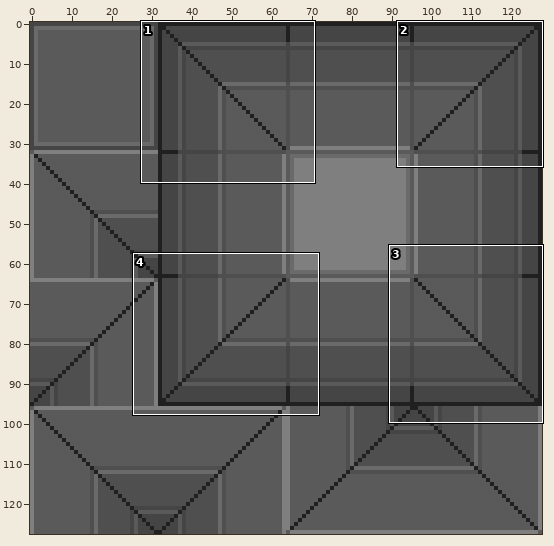
One commit to this sprite sheet: restricted/sprites/tiles.png. Above: a wide view before the commit, with the close-up outlined.
Close-up. Before the commit:
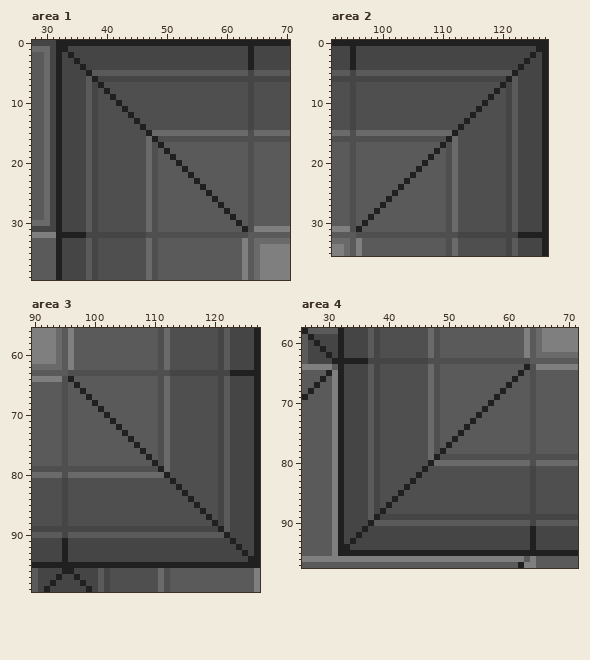
The file is 128x128 pixels. Colours within 5 levels of each other are drawn and written as one. Shown: area 1: x 28..70, y 0..39; area 2: x 92..127, y 0..35; area 3: x 90..127, y 56..99; area 4: x 26..71, y 58..97.
And afterwards:
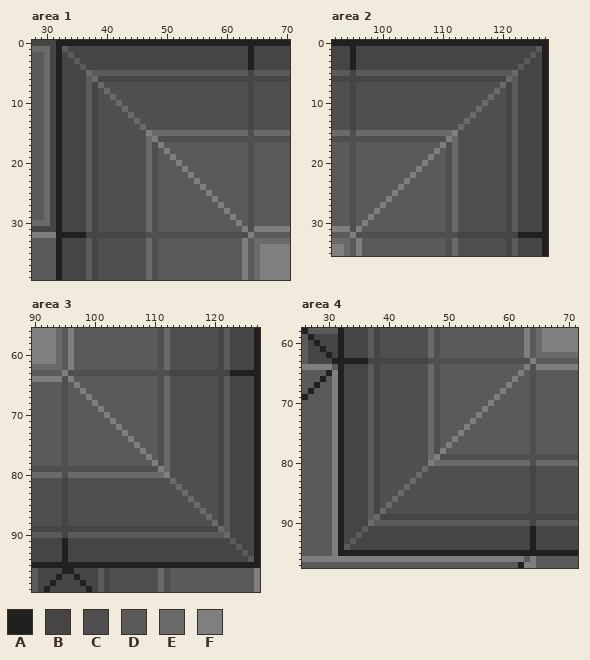
Palette (. is transparent): A #202020  B #454545  C #4f4f4f  D #5a5a5a  E #6a6a6a  F #7f7f7f
Author's note on the commit: outside corners highlight -replaced black line with highlight for outside corners
The exact change:
Area 1:
Colour D replaces colour A in row 1 at x 33; in row 2 at x 34; in row 3 at x 35; in row 4 at x 36.
Colour E replaces colour A in row 5 at x 37; in row 6 at x 38; in row 7 at x 39; in row 8 at x 40; in row 9 at x 41; in row 10 at x 42.
Colour E replaces colour A in row 11 at x 43; in row 12 at x 44; in row 13 at x 45; in row 14 at x 46.
Colour F replaces colour A in row 15 at x 47; in row 16 at x 48; in row 17 at x 49; in row 18 at x 50; in row 19 at x 51; in row 20 at x 52.
Colour F replaces colour A in row 21 at x 53; in row 22 at x 54; in row 23 at x 55; in row 24 at x 56; in row 25 at x 57; in row 26 at x 58.
Colour F replaces colour A in row 27 at x 59; in row 28 at x 60; in row 29 at x 61; in row 30 at x 62; in row 31 at x 63.
Colour F replaces colour D in row 32 at x 64.
Area 2:
Colour D replaces colour A in row 1 at x 126; in row 2 at x 125; in row 3 at x 124; in row 4 at x 123.
Colour E replaces colour A in row 5 at x 122; in row 6 at x 121; in row 7 at x 120; in row 8 at x 119; in row 9 at x 118; in row 10 at x 117.
Colour E replaces colour A in row 11 at x 116; in row 12 at x 115; in row 13 at x 114; in row 14 at x 113.
Colour F replaces colour A in row 15 at x 112; in row 16 at x 111; in row 17 at x 110; in row 18 at x 109; in row 19 at x 108; in row 20 at x 107.
Colour F replaces colour A in row 21 at x 106; in row 22 at x 105; in row 23 at x 104; in row 24 at x 103; in row 25 at x 102; in row 26 at x 101.
Colour F replaces colour A in row 27 at x 100; in row 28 at x 99; in row 29 at x 98; in row 30 at x 97; in row 31 at x 96.
Colour F replaces colour D in row 32 at x 95.
Area 3:
Colour D replaces colour A in row 91 at x 123; in row 92 at x 124; in row 93 at x 125; in row 94 at x 126.
Colour E replaces colour A in row 81 at x 113; in row 82 at x 114; in row 83 at x 115; in row 84 at x 116; in row 85 at x 117; in row 86 at x 118.
Colour E replaces colour A in row 87 at x 119; in row 88 at x 120; in row 89 at x 121; in row 90 at x 122.
Colour F replaces colour A in row 64 at x 96; in row 65 at x 97; in row 66 at x 98; in row 67 at x 99; in row 68 at x 100; in row 69 at x 101.
Colour F replaces colour A in row 70 at x 102; in row 71 at x 103; in row 72 at x 104; in row 73 at x 105; in row 74 at x 106; in row 75 at x 107.
Colour F replaces colour A in row 76 at x 108; in row 77 at x 109; in row 78 at x 110; in row 79 at x 111; in row 80 at x 112.
Colour F replaces colour D in row 63 at x 95.
Area 4:
Colour D replaces colour A in row 91 at x 36; in row 92 at x 35; in row 93 at x 34; in row 94 at x 33.
Colour E replaces colour A in row 81 at x 46; in row 82 at x 45; in row 83 at x 44; in row 84 at x 43; in row 85 at x 42; in row 86 at x 41.
Colour E replaces colour A in row 87 at x 40; in row 88 at x 39; in row 89 at x 38; in row 90 at x 37.
Colour F replaces colour A in row 64 at x 63; in row 65 at x 62; in row 66 at x 61; in row 67 at x 60; in row 68 at x 59; in row 69 at x 58.
Colour F replaces colour A in row 70 at x 57; in row 71 at x 56; in row 72 at x 55; in row 73 at x 54; in row 74 at x 53; in row 75 at x 52.
Colour F replaces colour A in row 76 at x 51; in row 77 at x 50; in row 78 at x 49; in row 79 at x 48; in row 80 at x 47.
Colour F replaces colour D in row 63 at x 64.
Boxes around the changes in both close-ups, in picture pixels (x1, y1, x2, y2):
changed: (62, 46, 254, 238)
changed: (350, 46, 542, 238)
changed: (62, 370, 254, 562)
changed: (344, 358, 536, 550)
